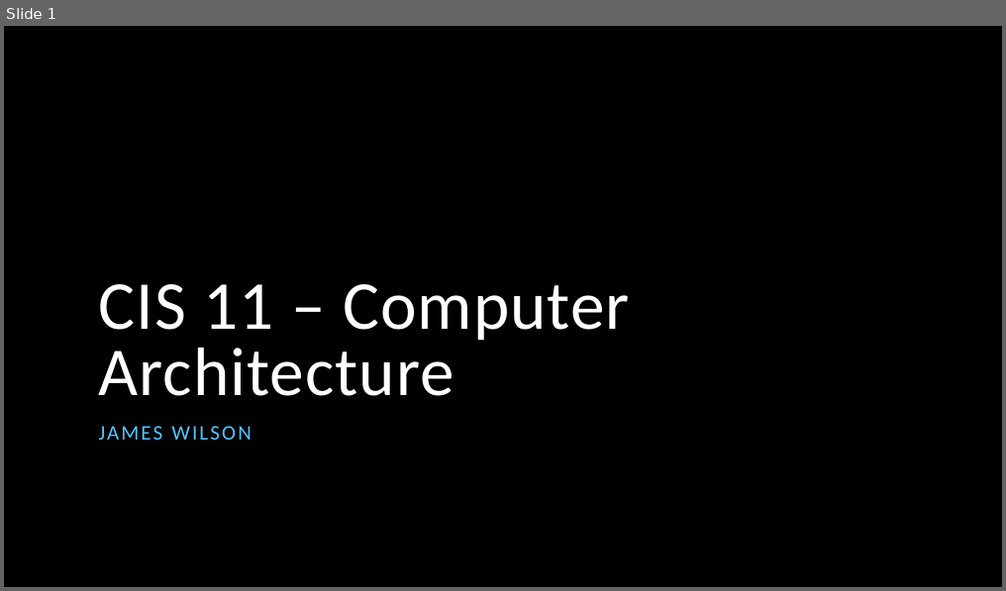
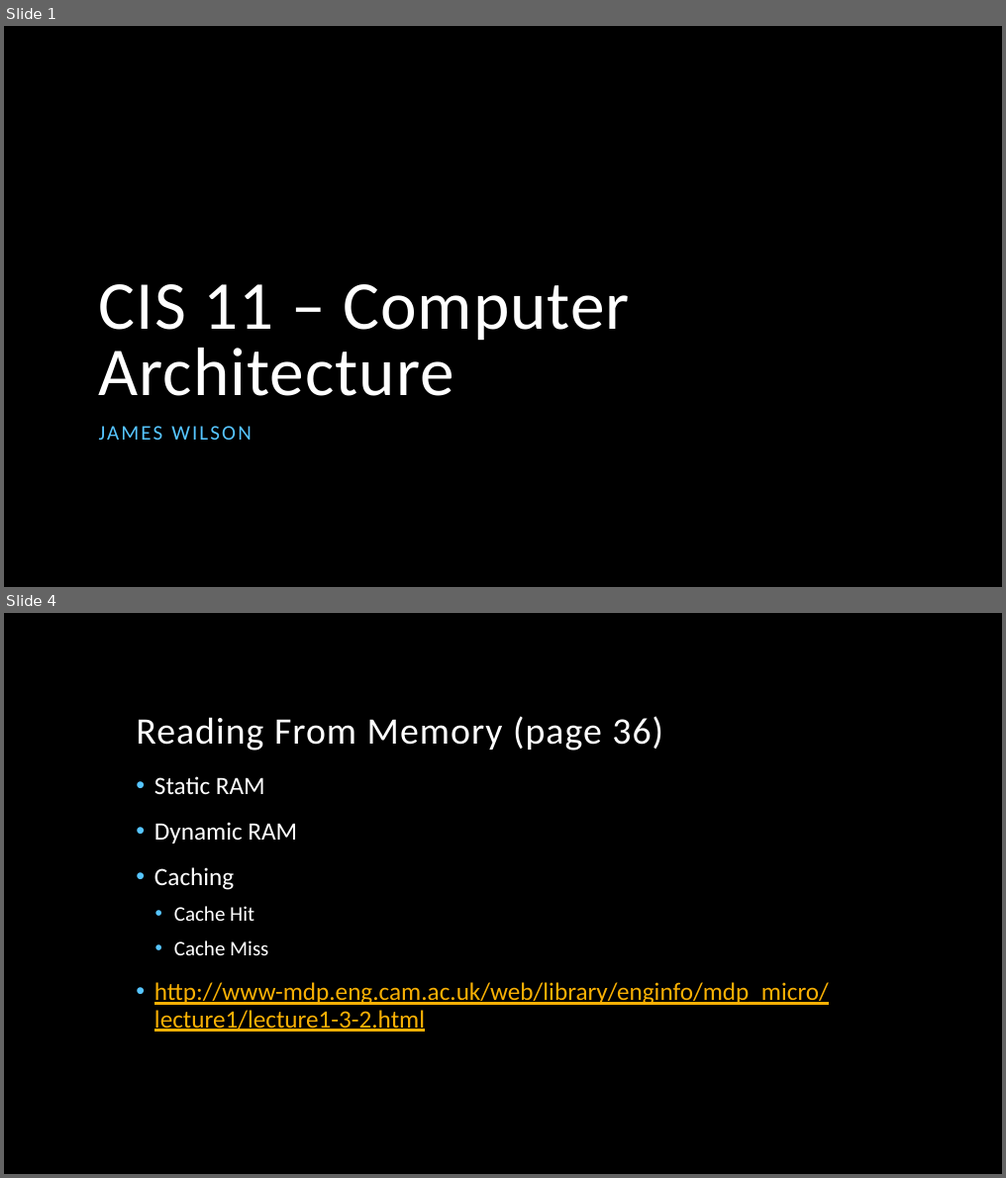
Before and after one commit to jameswilson281/CIS---11-Assembly-Programming, a slide deck: Week 2/02 - x86 Processor Achitecture.pptx. Shown one above the other, each under a label of ours: slide 1 before the commit, slides 1 and 4 after it; the slides between them are not shown. The pictures are 1006x591 and 1006x1178 pixels, drawn with LibreOffice and Linux fonts; fonts in the diff are those of the drawing; background and template pictures are left out. Boxes give left, top, right and bottom in pixels: in the first picture for what was removed or moved away, otherwise in the second. Text is boxed around its words. In the diff, an @@ line names an element or a change of style, - is before the commit and + after.

```diff
--- a/Week 2/02 - x86 Processor Achitecture.pptx
+++ b/Week 2/02 - x86 Processor Achitecture.pptx
@@ slide 4 added at (x1=4, y1=613, x2=1002, y2=1174), background picture (left out) @@
@@ title added at (x1=136, y1=716, x2=663, y2=751), 36 pt, text #FFFFFF @@
+Reading From Memory (page 36)
@@ text added at (x1=154, y1=776, x2=829, y2=1032), 24 pt, text #F8B004, underline @@
+• Static RAM
+• Dynamic RAM
+• Caching
+  • Cache Hit
+  • Cache Miss
+• http://www-mdp.eng.cam.ac.uk/web/library/enginfo/mdp_micro/lecture1/lecture1-3-2.html
```
Also in this commit, not shown: 4 other slides added, 2 other files.
